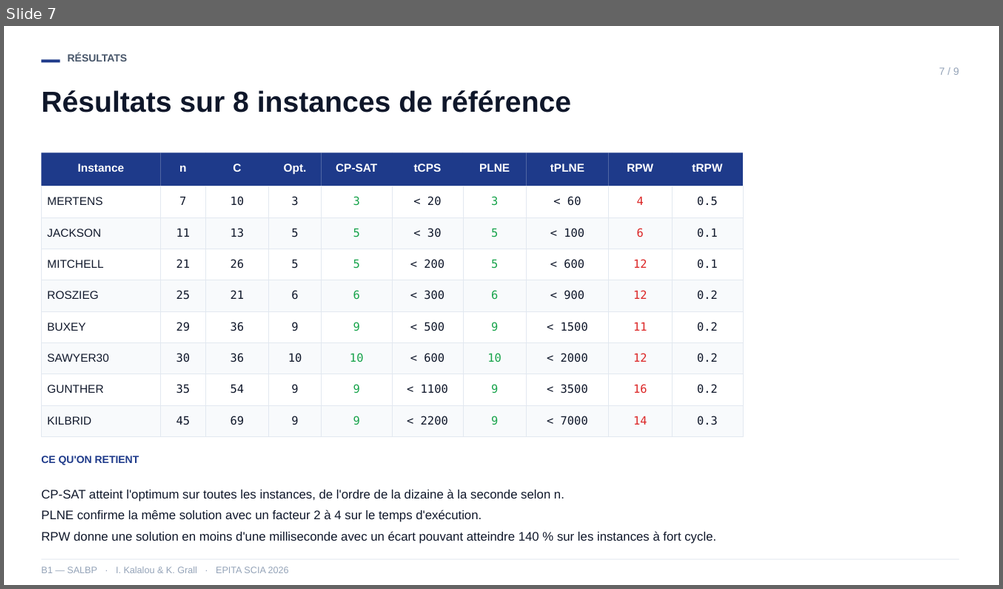
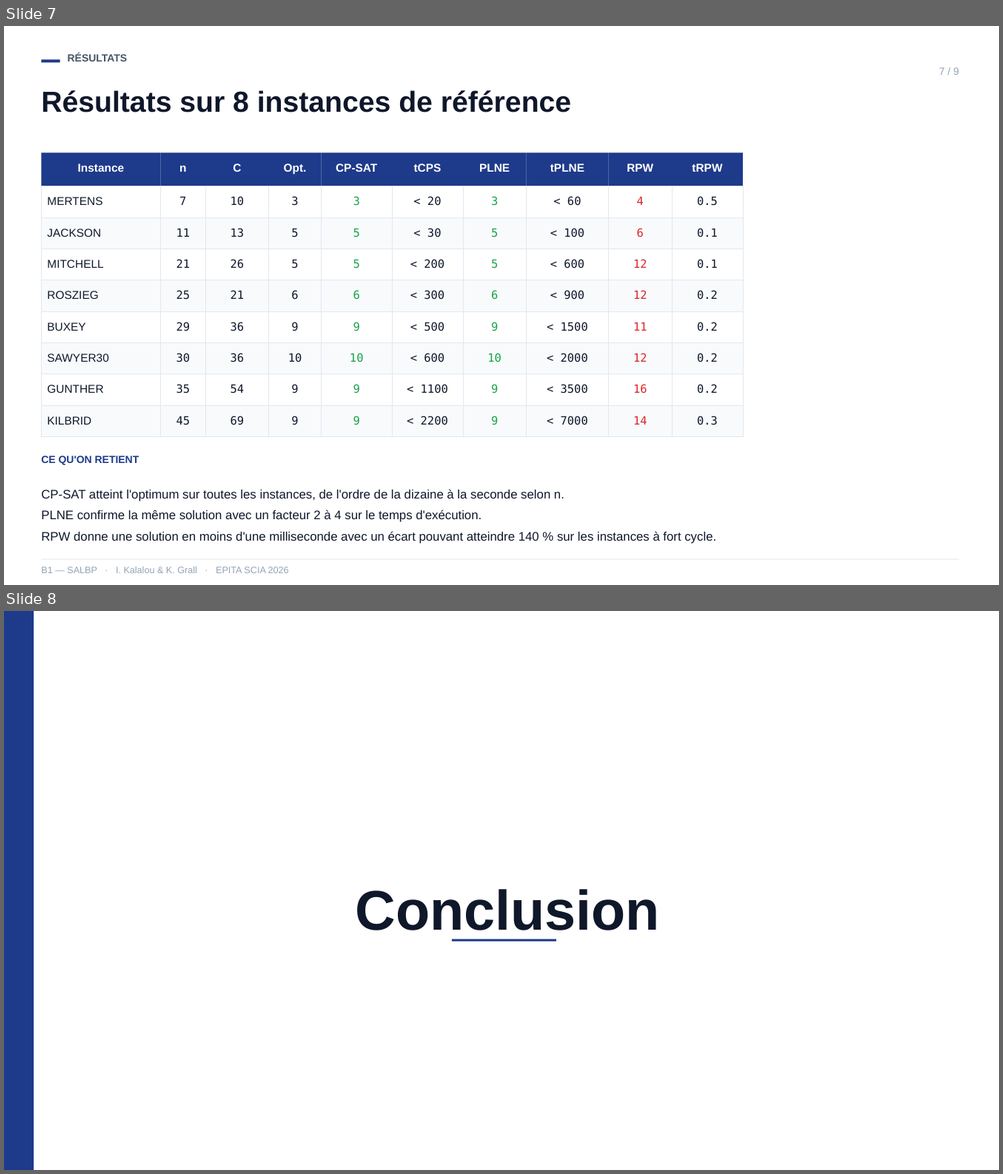
Before and after one commit to kaelag/salbp-equilibrage-chaine-assemblage, a slide deck: presentation.pptx. Shown one above the other, each under a label of ours: slide 7 before the commit, slides 7 and 8 after it. The pictures are 1003x589 and 1003x1174 pixels, drawn with LibreOffice and Linux fonts; fonts in the diff are those of the drawing. Boxes give left, top, right and bottom in pixels: in the first picture for what was removed or moved away, otherwise in the second. Text is boxed around its words. In the diff, an @@ line names an element or a change of style, - is before the commit and + after.

```diff
--- a/presentation.pptx
+++ b/presentation.pptx
@@ slide 8 added at [4, 611, 999, 1170], background #FFFFFF @@
@@ rectangle added at [4, 611, 34, 1170], fill #1E3A8A @@
@@ text added at [356, 889, 660, 940], 54 pt, text #0F172A, bold @@
+Conclusion
@@ rectangle added at [452, 940, 556, 942], fill #1E3A8A @@
```
Also in this commit, not shown: 1 other slide added, 2 slides removed.
